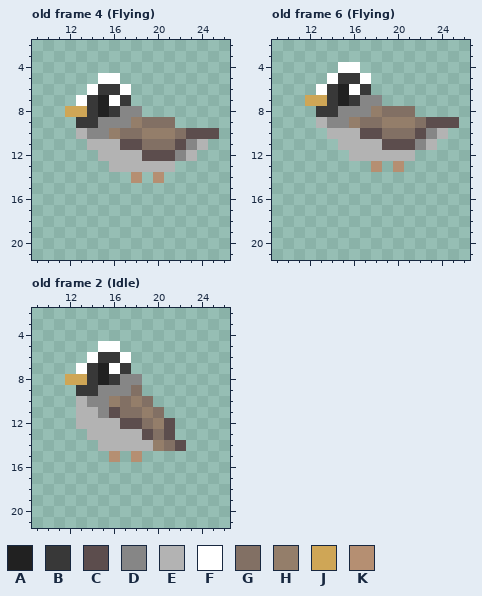
Pixel-art file -- Assets/Graphics/Characters/Birds/White Crowned Sparrow.aseprite. Above: the version before the commit.
32x32 pixels, 6 frames. Colours within 5 levels of each other are drawn and written as one. Shown: old frame 4 (Flying): x 9..26, y 2..21; old frame 6 (Flying): x 9..26, y 2..21; old frame 2 (Idle): x 9..26, y 2..21. The commit also changed other frames, which this record leaves out.
Palette (. is transparent): A #212121  B #383838  C #5c4d4d  D #868686  E #b3b3b3  F #ffffff  G #827064  H #947e6a  J #cfa656  K #b58f72
Pixels before, old frame 4 (Flying), first column x 12:
 5 ...FF.........
 6 ..FBBF........
 7 .FBAFB........
 8 JJBABDD.......
 9 .BBDDDHGGG....
10 .EDDHGGHHHGCCC
11 ..EEECCGGGCDE.
12 ...EEEECCCDE..
13 ....EEEEEE....
14 ......K.K.....
Pixels before, old frame 6 (Flying), first column x 12:
 4 ...FF.........
 5 ..FBBF........
 6 .FBAFB........
 7 JJBABDD.......
 8 .BBDDDHGGG....
 9 .EDDHGGHHHGCCC
10 ..EEECCGGGCDE.
11 ...EEEECCCDE..
12 ....EEEEEE....
13 ......K.K.....
Pixels before, old frame 2 (Idle), first column x 12:
 5 ...FF......
 6 ..FBBF.....
 7 .FBAFB.....
 8 JJBABDD....
 9 .BBDDDG....
10 .EDDHGHG...
11 .EEDCGGHG..
12 .EEEECCGHC.
13 ..EEEEECGC.
14 ...EEEEEHGC
15 ....K.K....
After the commit:
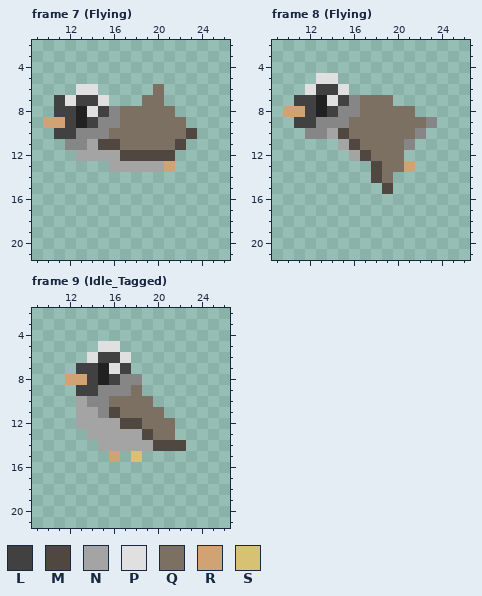
Colours new in this view: L #414141  M #514741  N #a4a4a4  P #e0e0e0  Q #7c7062  R #d1a273  S #d7c172
A new or re-ordered frame is compared with the old frame closest to it.
Change:
frames 6 -> 15
Changed rows in their new state; - is an unchanged pixel.
Frame 7 (Flying) is new; against old frame 4 (Flying), layer "Layer 1":
first column x 10:
 5 -----..---------
 6 ---PP...--Q-----
 7 -LPLLP..-QQ-----
 8 -LLAPLDQQQQQ----
 9 RRLAL--QQQQQQ---
10 -LLD--QQQQQQQM..
11 --DDNMMQQQQQM..-
12 ---NNNNMMMMM..--
13 ------NNNNNR----
14 --------.-.-----
Frame 8 (Flying) is new; against old frame 6 (Flying), layer "Layer 1":
first column x 10:
 4 -----..---------
 5 ---PP...--------
 6 --PLLP..--------
 7 -LLAPLDQQQ------
 8 RRLAL--QQQQQ----
 9 -LLD--QQQQQQQD..
10 --DDNMQQQQQQD..-
11 -----NMQQQQD..--
12 ------NMQQQ.----
13 --------MQQR----
14 --------MQ------
15 ---------M------
Frame 9 (Idle_Tagged) is new; against old frame 2 (Idle), layer "Layer 1":
first column x 12:
 5 ---PP------
 6 --PLLP-----
 7 -LL-PL-----
 8 RRL-L------
 9 -LL---Q----
10 -N--QQQQ---
11 -NN-MQQQQ--
12 -NNNNMMQQQ-
13 --NNNNNMQQ-
14 ---NNNNNMMM
15 ----R-S----
Boxes around the changes in both pictures, in picture pixels (x1, y1, x2, y2):
changed: (43, 73, 219, 183)
changed: (283, 62, 459, 194)
changed: (65, 341, 186, 462)
